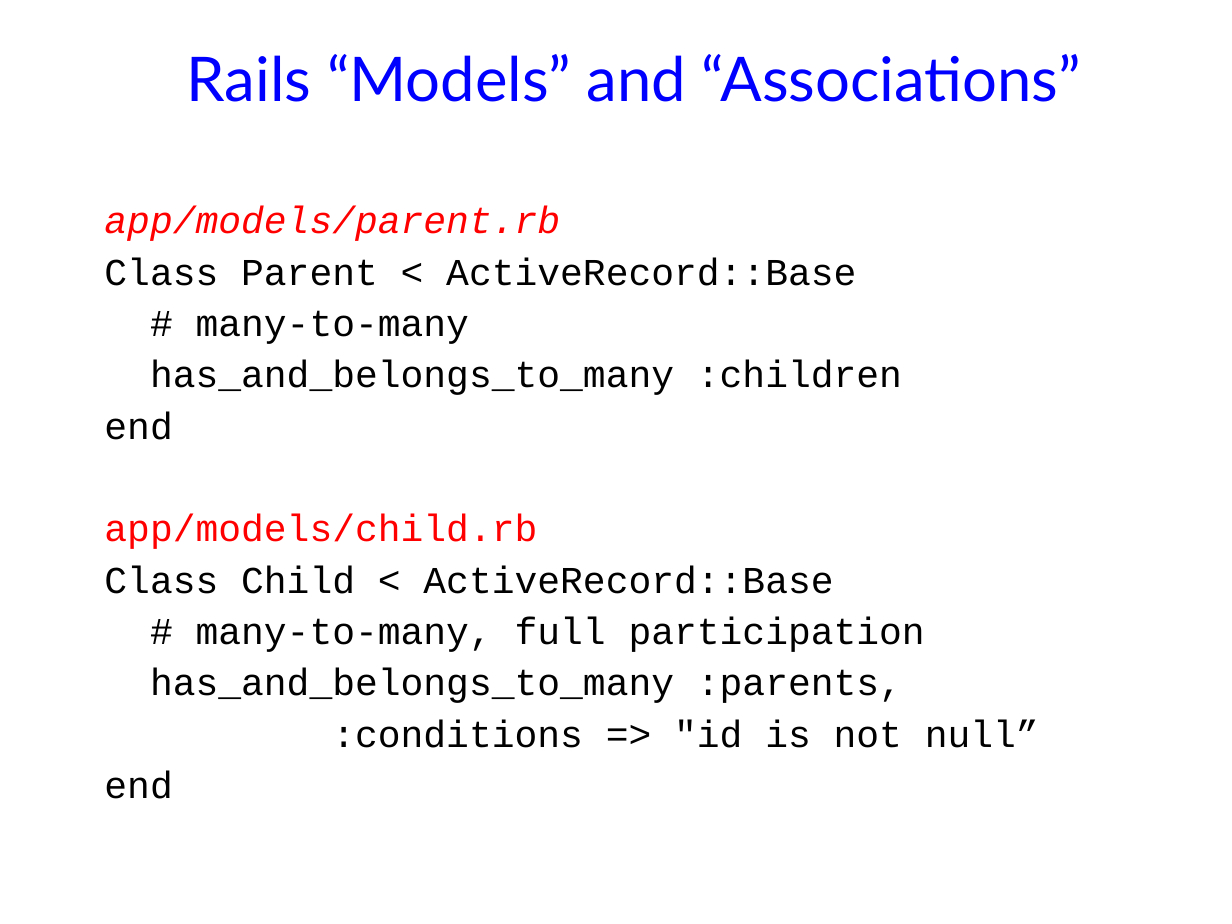
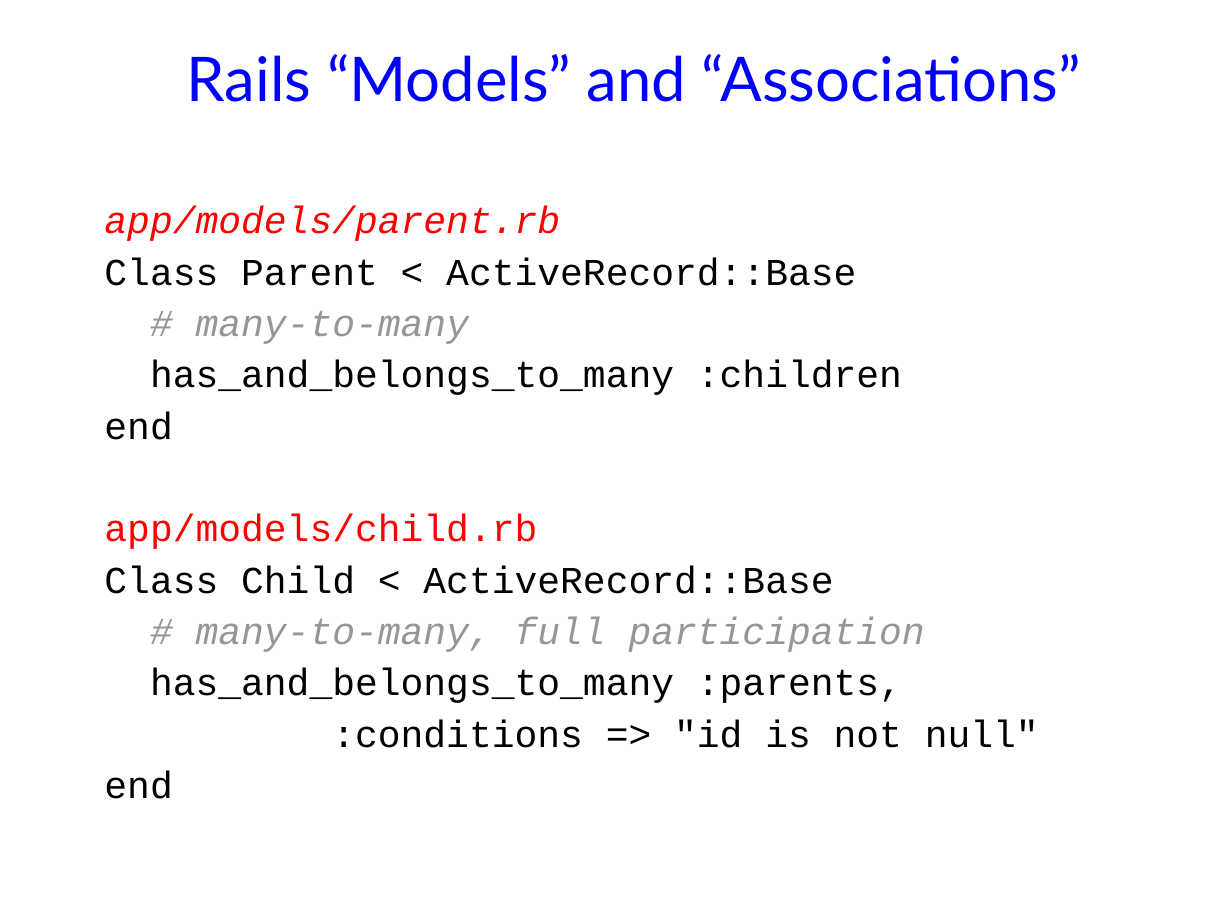
Before and after one commit to jhellerstein/cs186-09, a slide deck: slide 30 of lecs/03-Relational2.ppt (slide 12 before the commit). Drawn at 1232x924 pixels with LibreOffice and Linux fonts; fonts in the diff are those of the drawing; background and template pictures are left out. Boxes give left, top, right and bottom in pixels: in the first picture for what was removed or moved away, otherwise in the second. Text is boxed around its words. In the diff, an @@ line names an element or a change of style, - is before the commit and + after.

```diff
--- a/lecs/03-Relational2.ppt
+++ b/lecs/03-Relational2.ppt
@@ text at [196, 311, 925, 652]: text colour #000000 to #969696, italic on in "# many-to-many", "# many-to-many, full participation" @@
@@ text at [332, 720, 1039, 748]: text changed @@
-:conditions => "id is not null”
+:conditions => "id is not null"
```
Also in this commit, not shown: 10 other slides changed, 1 slide added, 1 other file.
